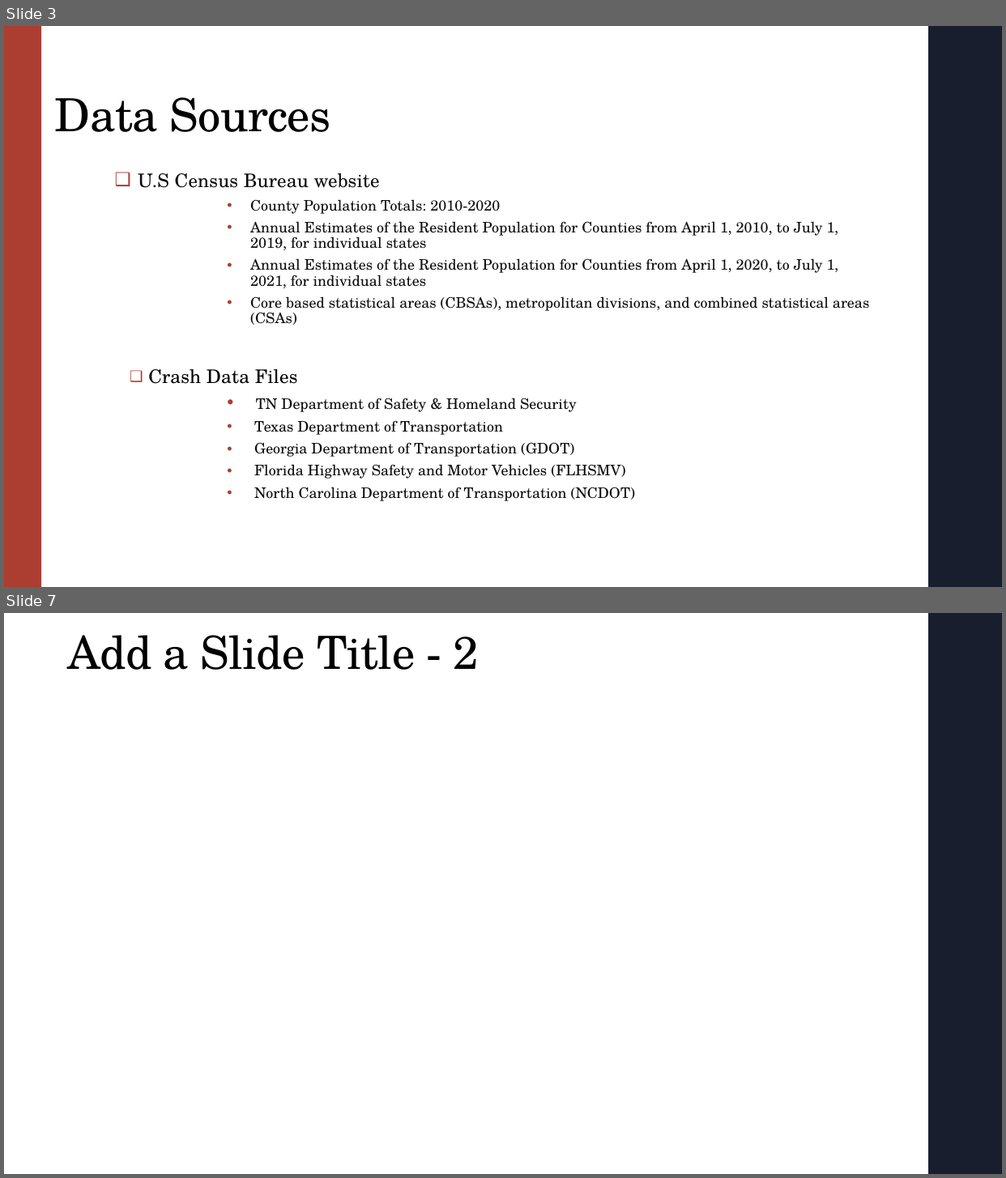
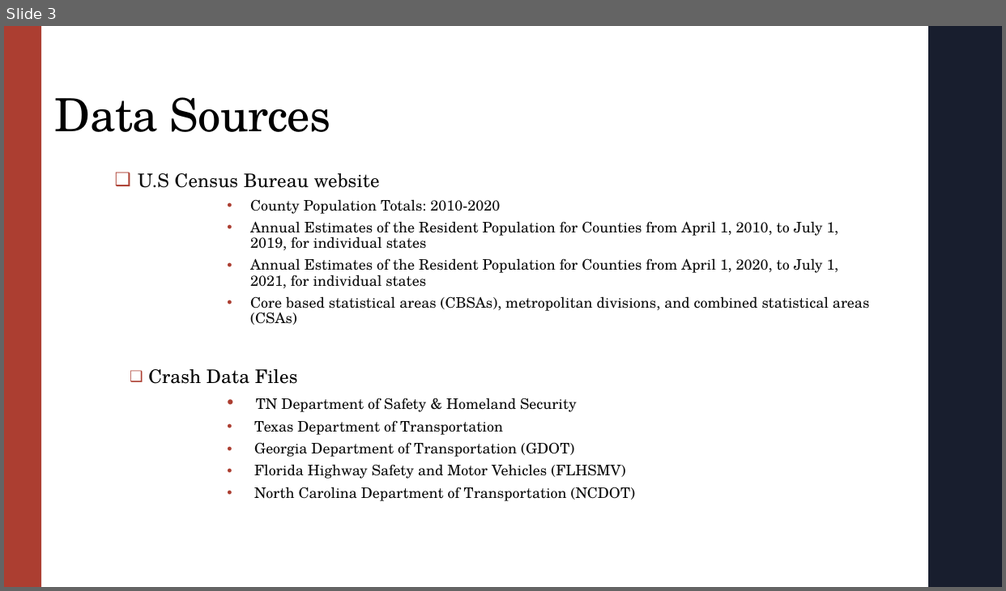
Before and after one commit to igoike/Capstone, a slide deck: Capstone_Presentation.pptx. Shown one above the other, each under a label of ours: slides 3 and 7 before the commit, slide 3 after it; the slides between them are not shown. The pictures are 1006x1178 and 1006x591 pixels, drawn with LibreOffice and Linux fonts; fonts in the diff are those of the drawing. Boxes give left, top, right and bottom in pixels: in the first picture for what was removed or moved away, otherwise in the second. Text is boxed around its words. In the diff, an @@ line names an element or a change of style, - is before the commit and + after.

```diff
--- a/Capstone_Presentation.pptx
+++ b/Capstone_Presentation.pptx
@@ slide 7 removed at bbox=[4, 613, 1002, 1174], background #FFFFFF; not listed: 1 template element that a slide beside it also shows @@
@@ title removed at bbox=[67, 635, 479, 670] @@
-Add a Slide Title - 2
```
Also in this commit, not shown: 5 slides changed, 5 slides added, 4 other slides removed, 12 other files.
